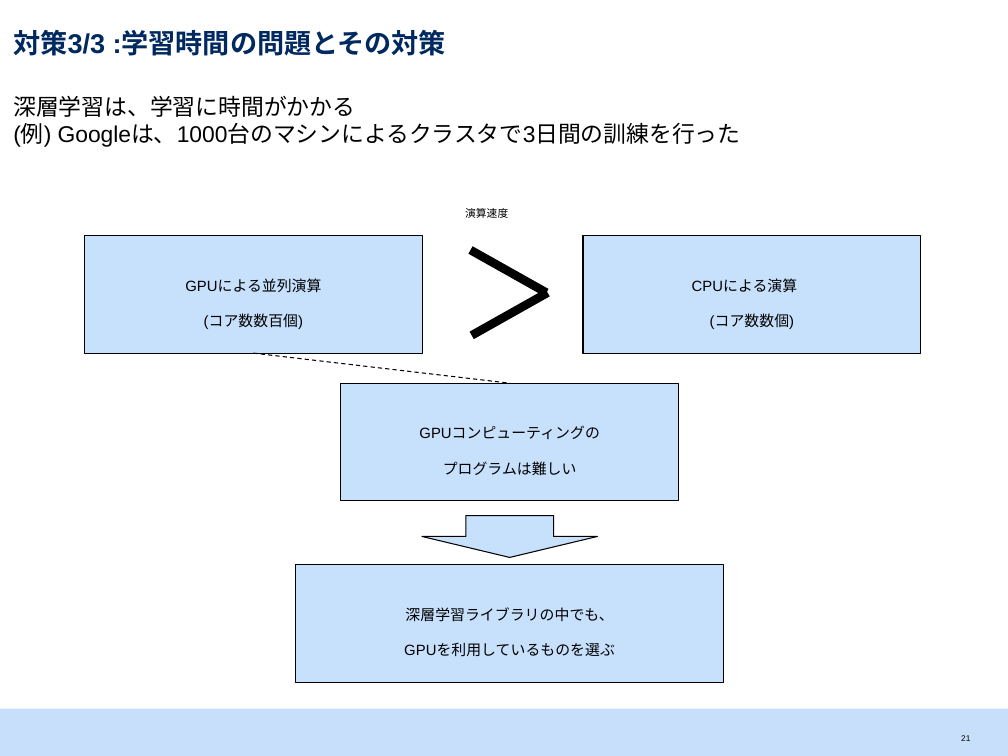
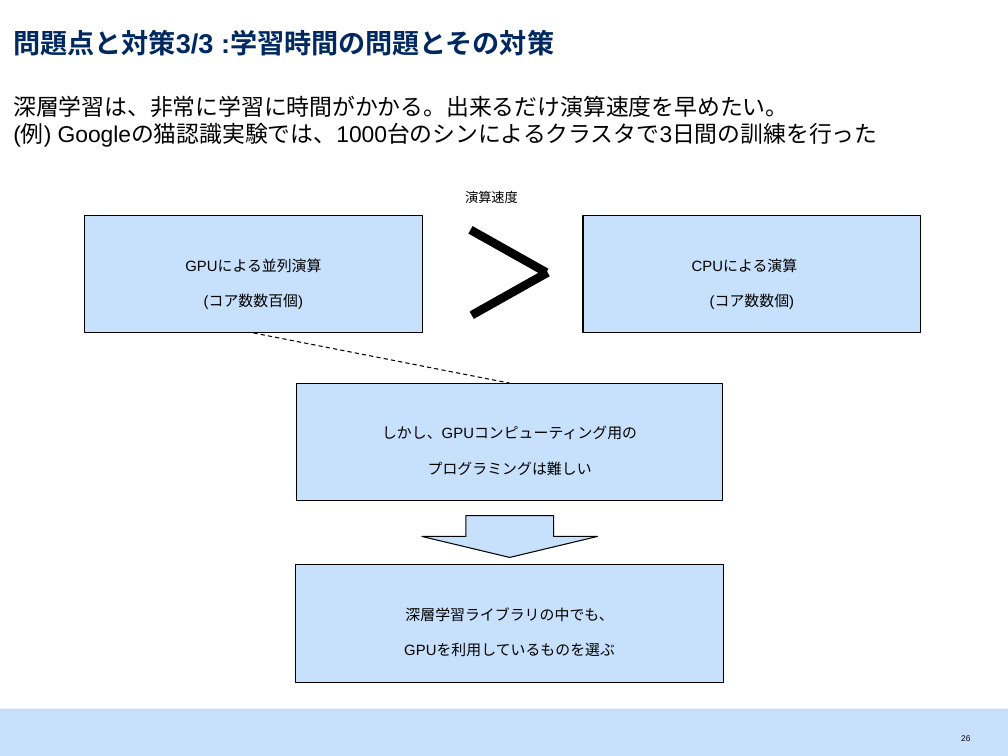
Before and after one commit to srtk/sotsuron, a slide deck: slide 27 of doc/sotsuron_defense/bd.pptx (slide 22 before the commit). Drawn at 1008x756 pixels with LibreOffice and Linux fonts; fonts in the diff are those of the drawing. Boxes give left, top, right and bottom in pixels: in the first picture for what was removed or moved away, otherwise in the second. Text is boxed around its words. In the diff, an @@ line names an element or a change of style, - is before the commit and + after.

```diff
--- a/doc/sotsuron_defense/bd.pptx
+++ b/doc/sotsuron_defense/bd.pptx
@@ title at box(13, 30, 554, 56): text changed @@
-対策3/3 :学習時間の問題とその対策
+問題点と対策3/3 :学習時間の問題とその対策
@@ text at box(13, 95, 878, 147): text changed @@
-深層学習は、学習に時間がかかる
-(例) Googleは、1000台のマシンによるクラスタで3日間の訓練を行った
+深層学習は、非常に学習に時間がかかる。出来るだけ演算速度を早めたい。
+(例) Googleの猫認識実験では、1000台のシンによるクラスタで3日間の訓練を行った
@@ text "演算速度": place and size @@
-text "演算速度" at box(465, 208, 508, 218)
+text "演算速度" at box(465, 191, 518, 203)
@@ text "演算速度" at box(465, 191, 518, 203): size 13 to 16 pt @@
@@ 2 rectangles, 2 lines: place and size @@
-2 rectangles, 2 lines at box(84, 236, 921, 353)
+2 rectangles, 2 lines at box(84, 216, 921, 333)
@@ line moved from (253, 353) - (510, 384) to (253, 333) - (510, 384) @@
@@ rectangle "しかし、GPUコンピューティング用の": place and size @@
-rectangle "しかし、GPUコンピューティング用の" at box(340, 384, 678, 501)
+rectangle "しかし、GPUコンピューティング用の" at box(296, 384, 722, 501)
@@ text in rectangle at box(382, 425, 637, 476): text changed @@
-GPUコンピューティングの
-プログラムは難しい
+しかし、GPUコンピューティング用の
+プログラミングは難しい
@@ page number at box(961, 735, 970, 741): text changed @@
-21
+26
```
Also in this commit, not shown: 11 other slides changed, 12 slides added, 1 other file.
